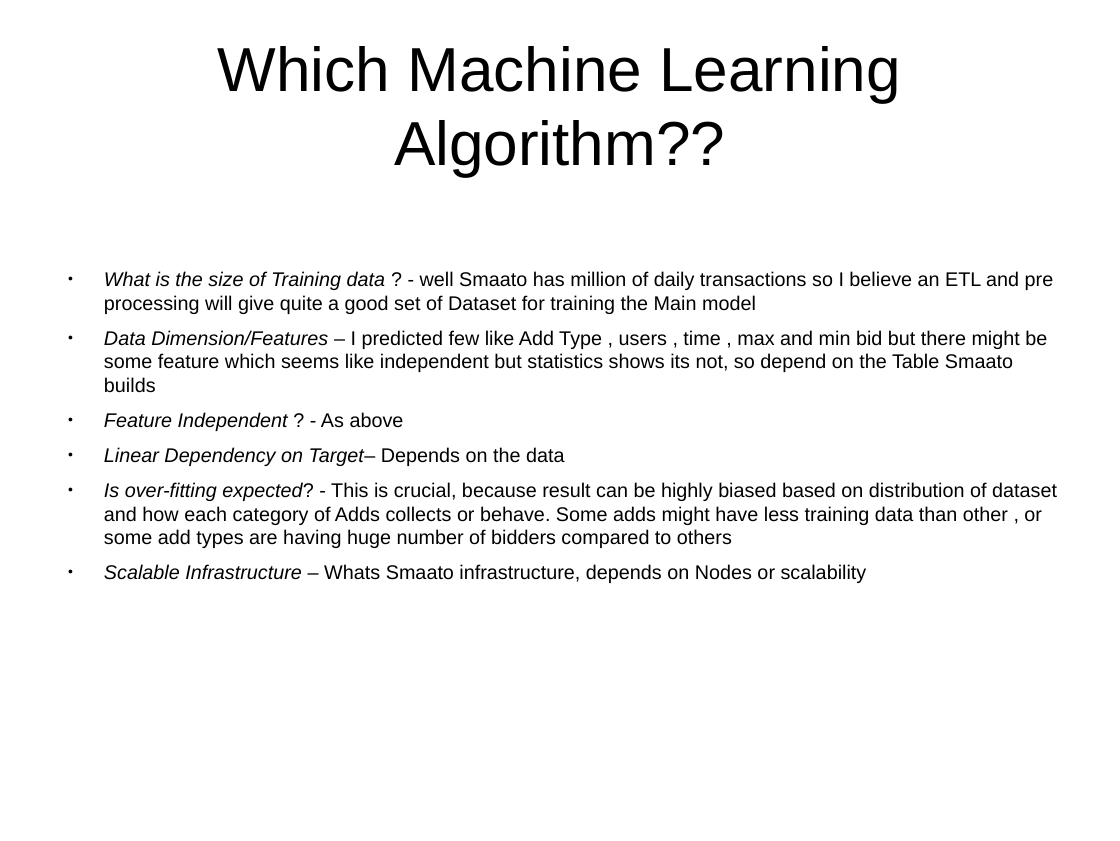
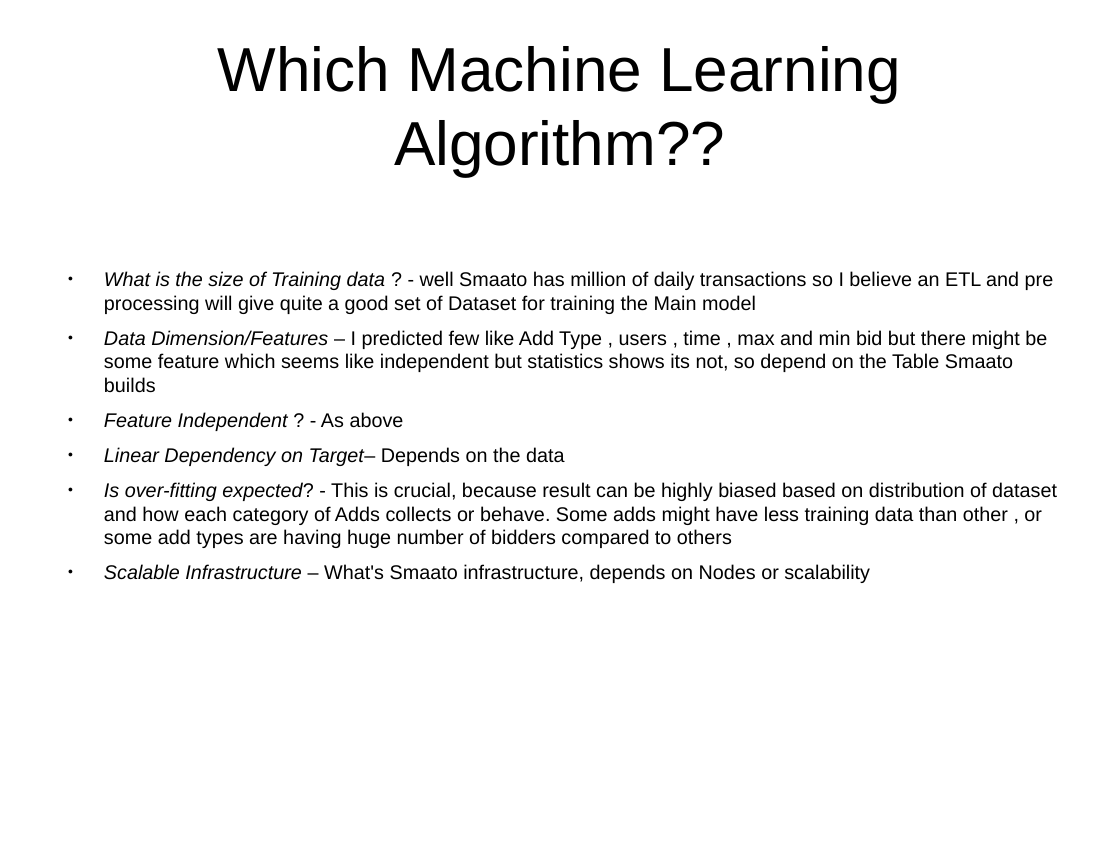
Before and after one commit to abhishek-ch/evolveML, a slide deck: slide 6 of data/smaato.odp. Drawn at 1120x841 pixels with LibreOffice and Linux fonts; fonts in the diff are those of the drawing. Boxes give left, top, right and bottom in pixels: in the first picture for what was removed or moved away, otherwise in the second. Text is boxed around its words. In the diff, an @@ line names an element or a change of style, - is before the commit and + after.

```diff
--- a/data/smaato.odp
+++ b/data/smaato.odp
@@ text at (104, 564, 870, 583): text changed @@
-● Scalable Infrastructure – Whats Smaato infrastructure, depends on Nodes or scalability
+● Scalable Infrastructure – What's Smaato infrastructure, depends on Nodes or scalability
```
Also in this commit, not shown: 4 other slides changed.
